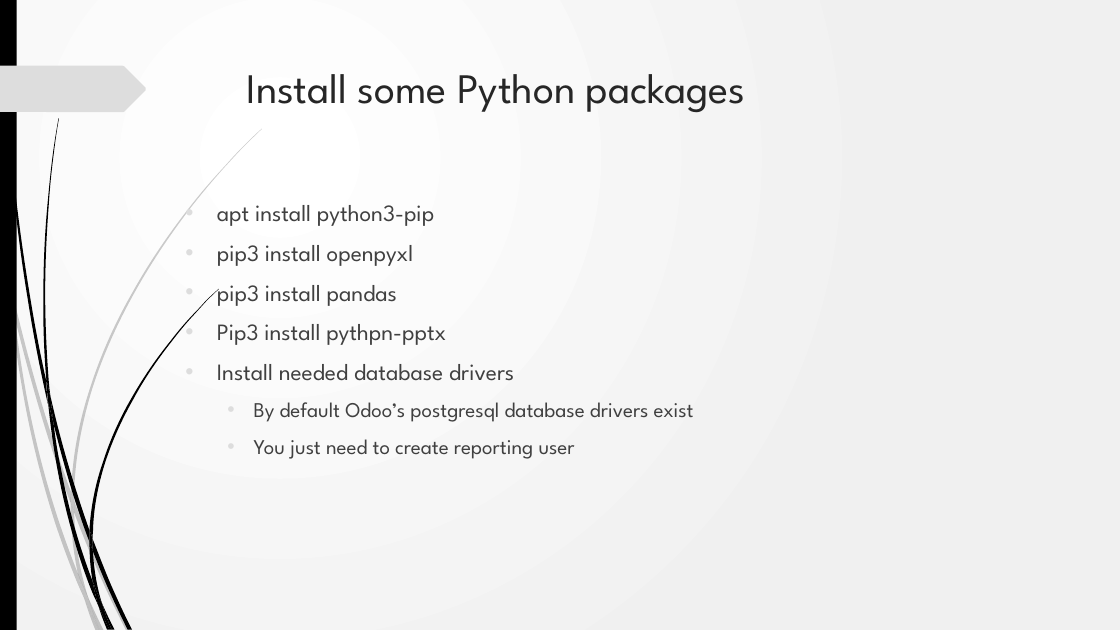
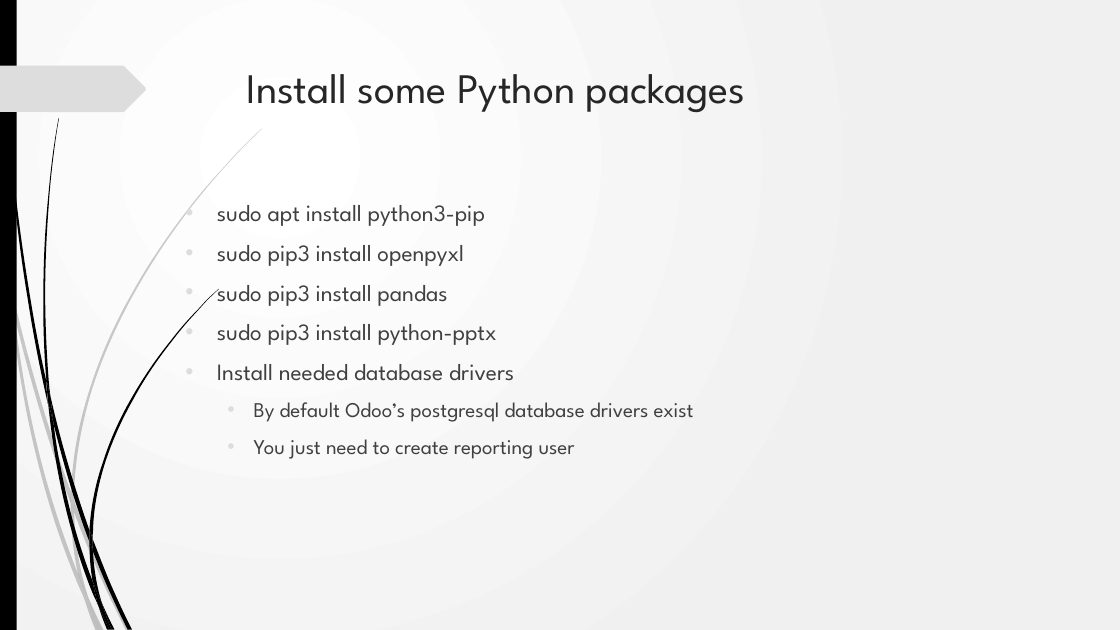
Before and after one commit to akarki58/Rocker_app_linux, a slide deck: slide 3 of rocker_app/static/description/Rocker_install.pptx. Drawn at 1120x630 pixels with LibreOffice and Linux fonts; fonts in the diff are those of the drawing; background and template pictures are left out. Boxes give left, top, right and bottom in pixels: in the first picture for what was removed or moved away, otherwise in the second. Text is boxed around its words. In the diff, an @@ line names an element or a change of style, - is before the commit and + after.

```diff
--- a/rocker_app/static/description/Rocker_install.pptx
+++ b/rocker_app/static/description/Rocker_install.pptx
@@ text at <box>217,205,497,345</box>: text changed @@
-• apt install python3-pip
-• pip3 install openpyxl
-• pip3 install pandas
-• Pip3 install pythpn-pptx
+• sudo apt install python3-pip
+• sudo pip3 install openpyxl
+• sudo pip3 install pandas
+• sudo pip3 install python-pptx
```
Also in this commit, not shown: 2 other slides changed, 7 slides added, 5 other files.
